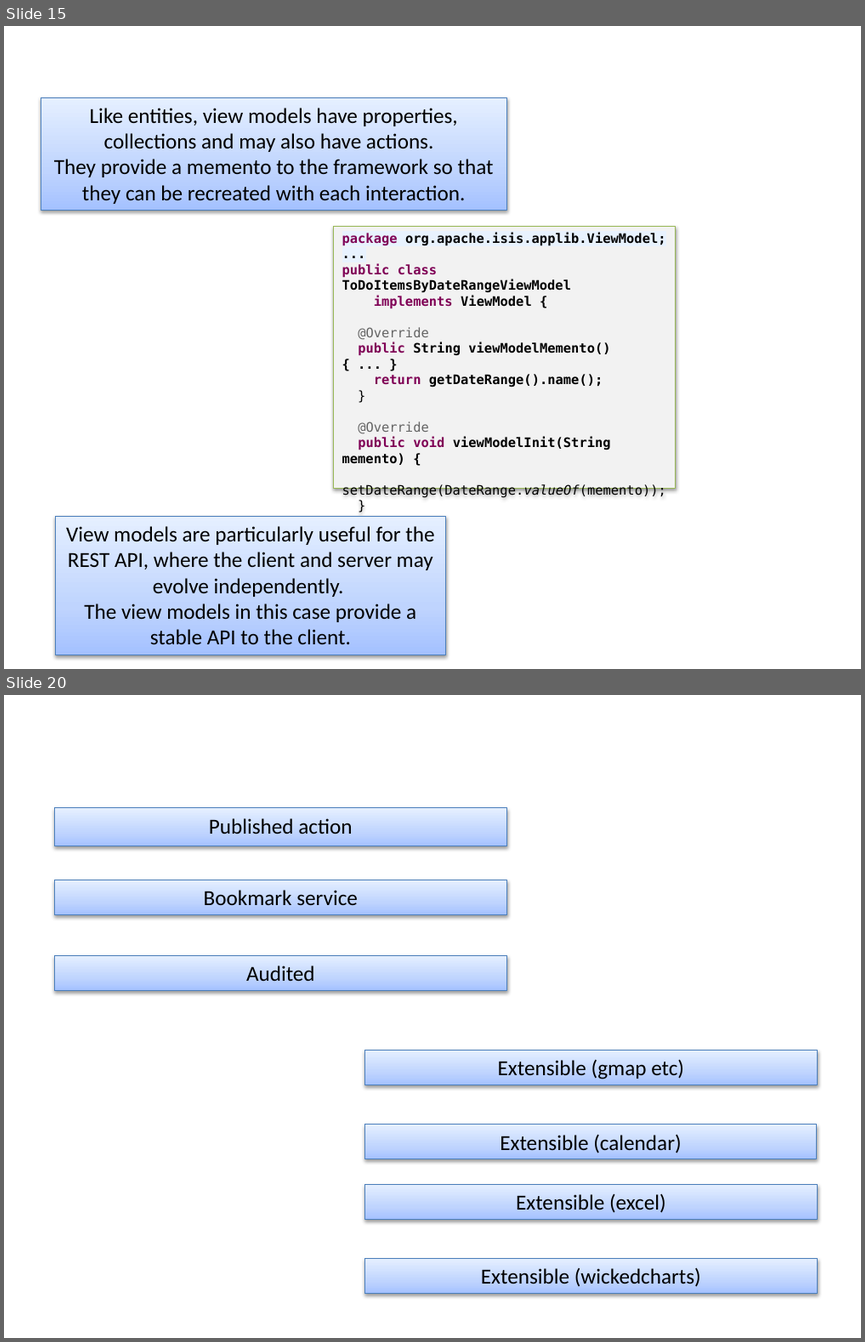
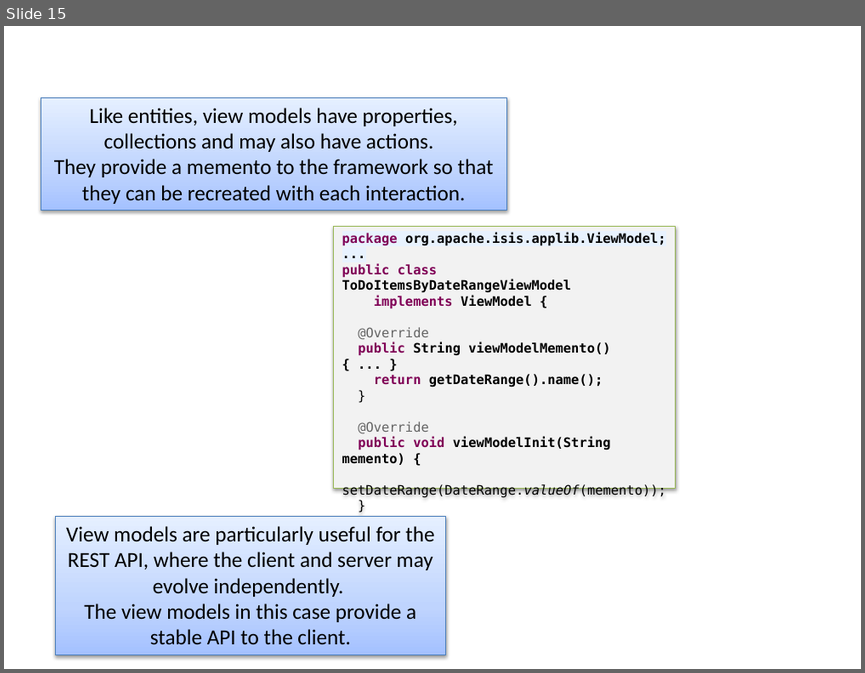
Before and after one commit to apache/causeway-site, a slide deck: content/images/screenshots2/screenshot-captions.pptx. Shown one above the other, each under a label of ours: slides 15 and 20 before the commit, slide 15 after it; the slides between them are not shown. The pictures are 865x1342 and 865x673 pixels, drawn with LibreOffice and Linux fonts; fonts in the diff are those of the drawing. Boxes give left, top, right and bottom in pixels: in the first picture for what was removed or moved away, otherwise in the second. Text is boxed around its words. In the diff, an @@ line names an element or a change of style, - is before the commit and + after.

```diff
--- a/content/images/screenshots2/screenshot-captions.pptx
+++ b/content/images/screenshots2/screenshot-captions.pptx
@@ slide 20 removed at bbox=[4, 695, 861, 1338], background #FFFFFF @@
@@ rectangle removed at bbox=[54, 808, 507, 845] @@
-Published action
@@ rectangle removed at bbox=[54, 880, 507, 914] @@
-Bookmark service
@@ rectangle removed at bbox=[54, 955, 507, 990] @@
-Audited
@@ rectangle removed at bbox=[364, 1049, 817, 1084] @@
-Extensible (gmap etc)
@@ rectangle removed at bbox=[364, 1124, 817, 1158] @@
-Extensible (calendar)
@@ rectangle removed at bbox=[364, 1185, 817, 1219] @@
-Extensible (excel)
@@ rectangle removed at bbox=[364, 1258, 817, 1293] @@
-Extensible (wickedcharts)
```
Also in this commit, not shown: 1 slide changed, 7 slides added, 3 other slides removed, 1 other file.
